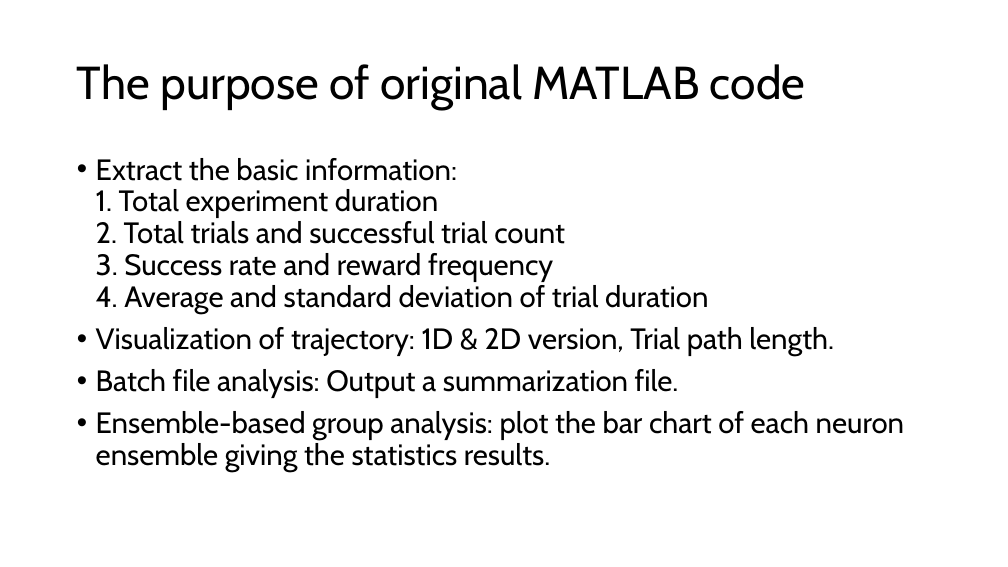
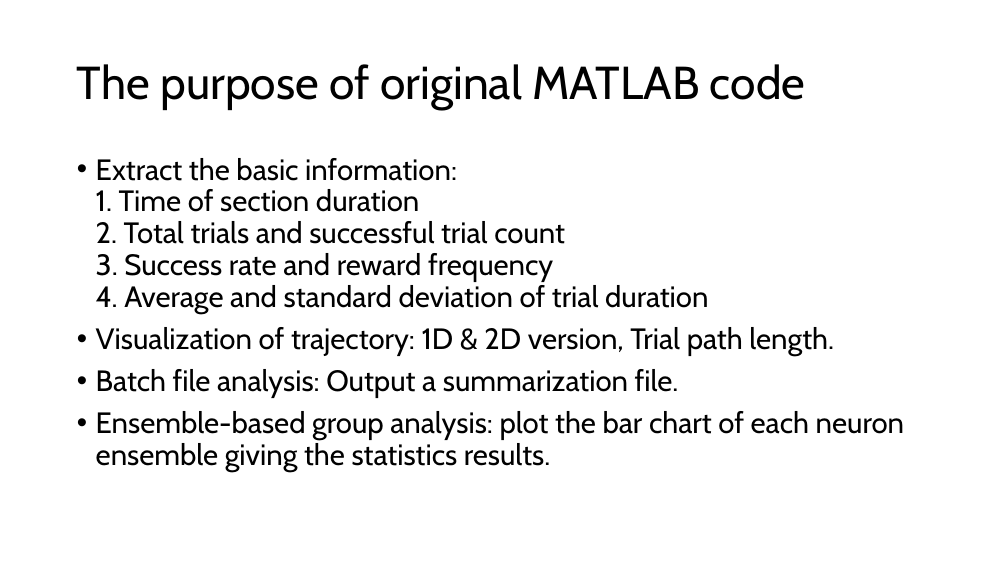
Before and after one commit to ChuehSY/FinalProject_ComSkillNeuro, a slide deck: slide 6 of Final presentation.pptx. Drawn at 1008x567 pixels with LibreOffice and Linux fonts; fonts in the diff are those of the drawing. Boxes give left, top, right and bottom in pixels: in the first picture for what was removed or moved away, otherwise in the second. Text is boxed around its words. In the diff, an @@ line names an element or a change of style, - is before the commit and + after.

```diff
--- a/Final presentation.pptx
+++ b/Final presentation.pptx
@@ text at (96, 158, 708, 314): text changed @@
-• Extract the basic information:
-  1. Total experiment duration
-  2. Total trials and successful trial count
-  3. Success rate and reward frequency
-  4. Average and standard deviation of trial duration
+• Extract the basic information:
+  1. Time of section duration
+  2. Total trials and successful trial count
+  3. Success rate and reward frequency
+  4. Average and standard deviation of trial duration
```
Also in this commit, not shown: 9 other slides changed, 1 slide added, 1 other file.
